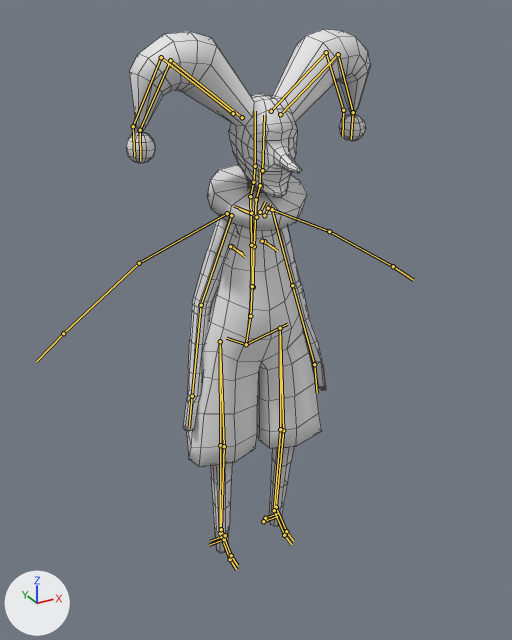
An edit to the Blender file Graphics/kaspar.blend, drawn before and after from the same camera.
Rendered twice from a 50 mm lens placed at (-1.31, -2.47, 2.37), pointed at (0.0, -0.09, 1.18). The axes (+X, +Y, +Z) are drawn at lower left. The lights are the same throughout. Both versions are drawn at frame 0 of the action 'Walk'; the numbers are the values there. The bones that bend it are drawn over the model as lines. Mesh edges are drawn as thin lines.

Names of what the first picture shows: 'Kaspar'.
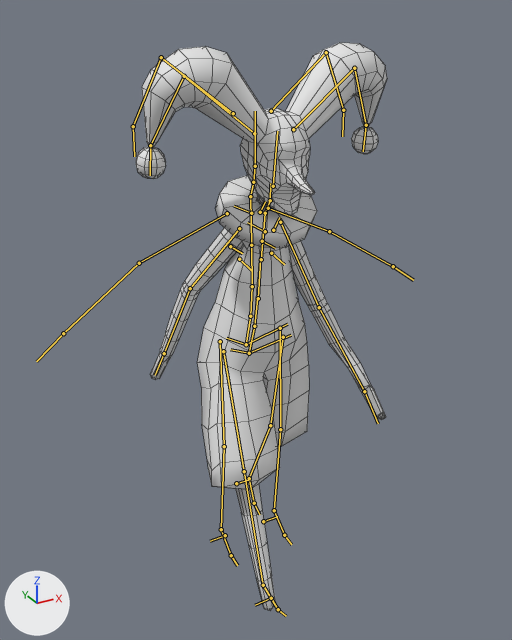
Commit message: * Kaspar's walk animation

What the commit changed:
Bone 'torso' (bone_torso) moves from (0.0, 0.0, 0.0) to (0.001, -0.029, -0.032).
Bone 'torso' (bone_torso) turns from (0, 0, 0) to (4, 0, 0) degrees about its own x, y and z.
Bone 'upper_arm_fk.L' (bone_upper_arm_fk_l) turns from (20, 13, -37) to (43, 1, -34) degrees about its own x, y and z.
Bone 'forearm_fk.L' (bone_forearm_fk_l) turns from (0, 0, 0) to (4, -1, 2) degrees about its own x, y and z.
Bone 'hand_fk.L' (bone_hand_fk_l) turns from (3, -11, -7) to (9, -11, -6) degrees about its own x, y and z.
Bone 'upper_arm_fk.R' (bone_upper_arm_fk_r) turns from (20, -13, 40) to (-5, -22, 48) degrees about its own x, y and z.
Bone 'forearm_fk.R' (bone_forearm_fk_r) turns from (-3, 0, 0) to (-4, 0, 1) degrees about its own x, y and z.
Bone 'foot_ik.R' (bone_foot_ik_r) moves from (-0.005, 0.012, 0.023) to (-0.01, 0.326, -0.263).
Bone 'foot_ik.R' (bone_foot_ik_r) turns from (0, 0, 0) to (-26, 0, 0) degrees about its own x, y and z.
Bone 'foot_ik.L' (bone_foot_ik_l) moves from (0.015, -0.012, -0.002) to (-0.007, -0.221, 0.135).
Bone 'foot_ik.L' (bone_foot_ik_l) turns from (0, 0, 0) to (21, -1, 2) degrees about its own x, y and z.

Where the change shows, as pixel boxes (x1, y1, x2, y2) in the pictures (512 x 640 px):
'Kaspar', posed (8% taller): before (126, 29, 371, 553); after (136, 43, 387, 611)
